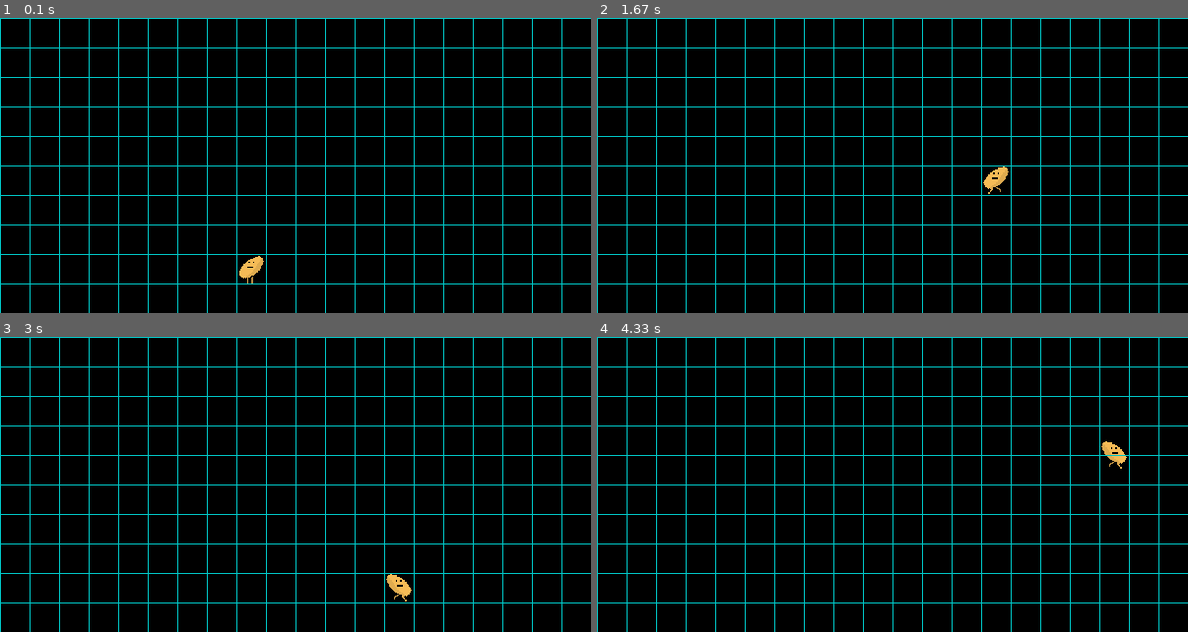
Above: before the commit, frames 1-4 (two rows, left to right).
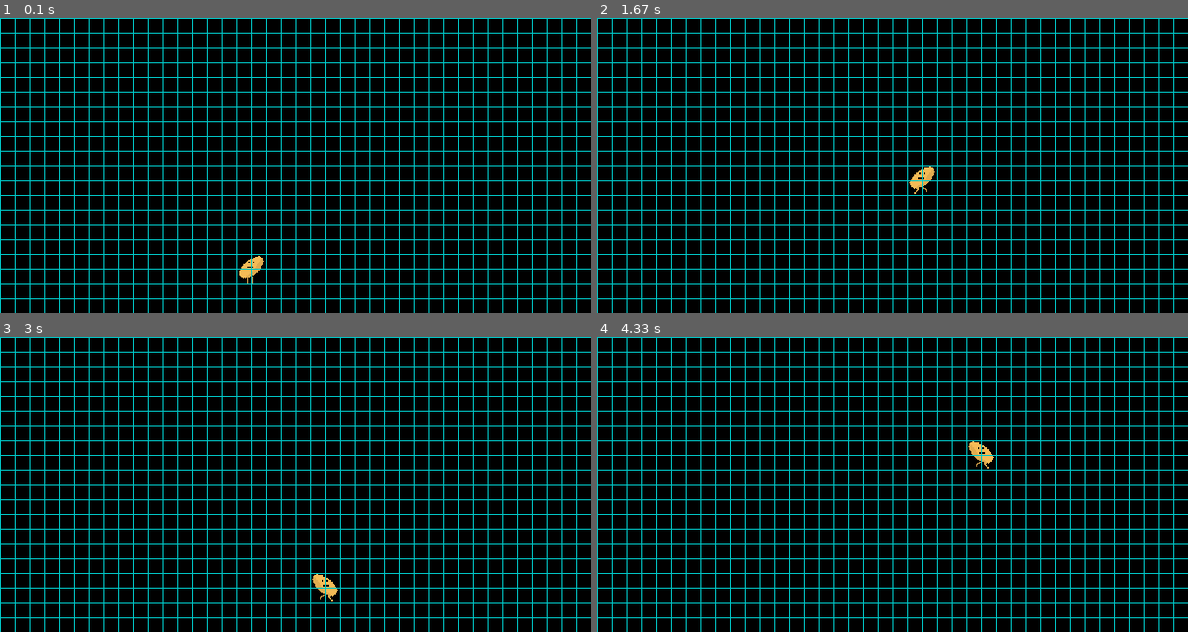
Above: after the commit, the same moments.

Repository: KechuXIV/JumperPY
Game: pygame game, started from Jumper.UI/main.py
The game is run twice, just before and just after one commit, with the same random seed, the same clock (stepped at 60 frames per second) and the same inputs. The source is Python 2; it was converted automatically to run under Python 3.
Inputs:
- Up to frame 1 (0.1 s): no input
- Up to frame 2 (1.67 s): hold D 0.33-0.8 s; hold D 0.83-1.3 s; tap Space at 0.9, 1.4 s; hold A from 1.33 s (still down)
- Up to frame 3 (3 s): tap Space at 1.7, 1.97, 2.4, 2.7 s; release A at 1.87 s; hold A 1.9-2.3 s; hold D 2.33-2.97 s
- Up to frame 4 (4.33 s): hold A 3-3.47 s; tap Space at 3.07, 3.57, 4.07 s; hold D 3.5-3.97 s; hold D from 4 s (still down)

The runs differ from the first frame. In frame 1, 6.3% of the frame differs, in the area x 0-100%, y 0-100%; in frame 2, 6.7%; in frame 3, 6.7%; in frame 4, 6.7%.

Commit message:
Creación de clase que se encargara de manejar los niveles

Diff:
--- /dev/null
+++ b/Jumper.Core/LevelManager.py
@@ -0,0 +1,38 @@
+class LevelManager():
+
+	def __init__():
+        self.levels = ["leap_of_faith"]
+        self.levels.append("jumpering")
+        self.levels.append("think_fast")
+        self.levels.append("not_so_hard_maze")
+        self.levels.append("one_jump")
+        self.levels.append("ruins")
+        self.levels.append("jumper")
+        self.levels.append("nl10")
+        self.levels.append("free_runner")
+        self.levels.append("unknown")
+        self.levels.append("nl9")
+        self.levels.append("woah")
+        self.levels.append("roof_climber")
+        self.levels.append("zigzag")
+        self.levels.append("nl7")
+        self.levels.append("jump")
+        self.levels.append("luck")
+        self.levels.append("tower")
+        self.levels.append("cheap_level")
+        self.levels.append("just_an_other_level")
+        self.levels.append("perhaps")
+        self.levels.append("trial")
+        self.levels.append("nl1")
+        self.levels.append("nl6")
+        self.levels.append("nl4")
+        self.levels.append("spam")
+        self.levels.append("nl3")
+        self.levels.append("nl8")
+        self.levels.append("bad_level")
+        self.levels.append("frustration")
+        self.levels.append("nl2")
+        self.levels.append("pure_luck")
+        self.levels.append("wild_guess")
+        self.levels.append("nl5")
+        self.levels.append("fly")
--- a/Jumper.Core/Potato.py
+++ b/Jumper.Core/Potato.py
@@ -1,5 +1,4 @@
 # -*- coding: utf-8 -*-
-import pygame
 import os
 
 from Point import *
@@ -9,9 +8,11 @@
 class Potato():
 
 	def __init__(self, screenCords, spriteManager):
-		self.__SPEED__ = Point(30, 45)
+		self.__SPEED__ = Point(15, 45)
 		self.__SPRITEMANAGER__ = spriteManager
 		self.__SCREEN__ = screenCords
+		self.__WIDTH__ = 30
+		self.__HEIGHT__ = 30
 
 		self.ActualPosition = Point(30*8,30*8)
 
@@ -49,11 +50,9 @@
 
 	def CreateSprite(self):
 		imagePath = self.GetImagePath(self.images[0])
-		width = 30
-		height = 30
 
 		self.__SPRITEMANAGER__.CreateSprite(self.ActualPosition.X, self.ActualPosition.Y,
-			width, height, imagePath)
+			self.__WIDTH__, self.__HEIGHT__, imagePath)
 
 	def EndJumpCycle(self):
 		self.ActualPosition.Y = self.startJumpingCord
@@ -110,8 +109,8 @@
 	def StayOnScreen(self):
 		if(self.ActualPosition.X < 0):
 				self.ActualPosition.X = 0
-		elif(self.ActualPosition.X > self.__SCREEN__.X - self.__SPEED__.X):
-				self.ActualPosition.X = self.__SCREEN__.X - self.__SPEED__.X
+		elif(self.ActualPosition.X > self.__SCREEN__.X - self.__WIDTH__):
+				self.ActualPosition.X = self.__SCREEN__.X - self.__WIDTH__
 
 	def UpdateImage(self):
 		image = self.GetImageToShow()
--- a/Jumper.Test/PotatoTest.py
+++ b/Jumper.Test/PotatoTest.py
@@ -111,7 +111,7 @@
 
         sprite = self.potato.Motion(keysPressed)
 
-        self.assertEqual(sprite.rect.x, self.potato.__SCREEN__.X - self.potato.__SPEED__.X)
+        self.assertEqual(sprite.rect.x, self.potato.__SCREEN__.X - self.potato.__WIDTH__)
 
     def test_PotatoCantGoOutsideFromScreenStart(self):
         self.potato.ActualPosition.X = 0
--- a/Jumper.UI/main.py
+++ b/Jumper.UI/main.py
@@ -44,9 +44,9 @@
 	pygame.draw.line(screen, (0, 200, 200), (0, 0), (600, x), (1))
 	pygame.draw.line(screen, (0, 200, 200), (0, 0), (x, 300), (1))
 
-	for i in xrange(1,20):
-		x += 30
-		y += 30
+	for i in xrange(1,40):
+		x += 15
+		y += 15
 
 		pygame.draw.line(screen, (0, 200, 200), (0, y), (600, x), (1))
 		pygame.draw.line(screen, (0, 200, 200), (x, 0), (x, 300), (1))
Not shown, added: Jumper.Test/LevelManagerTest
Not shown, changed: Jumper.Core/ISpriteManager.pyc
Not shown, changed: Jumper.Core/Key.pyc
Not shown, added: Jumper.Core/LevelManager.pyc
Not shown, changed: Jumper.Core/Potato.pyc
